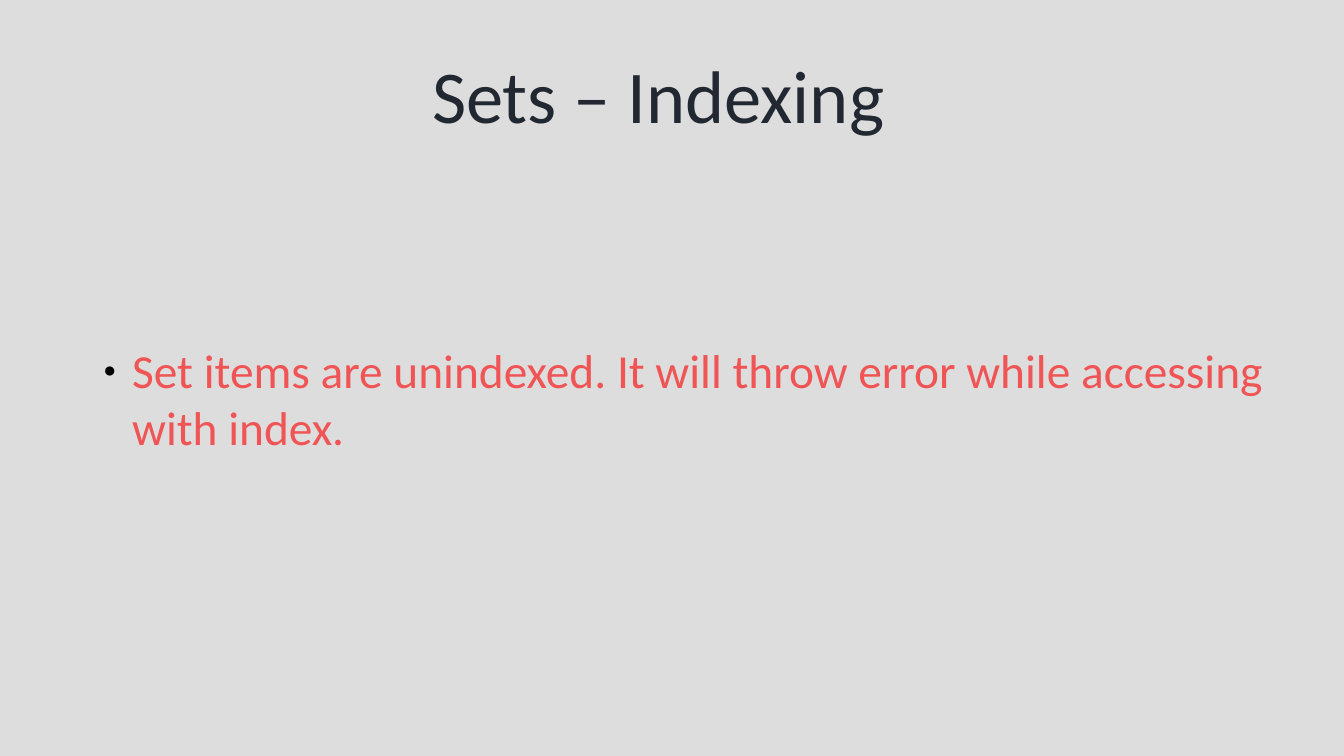
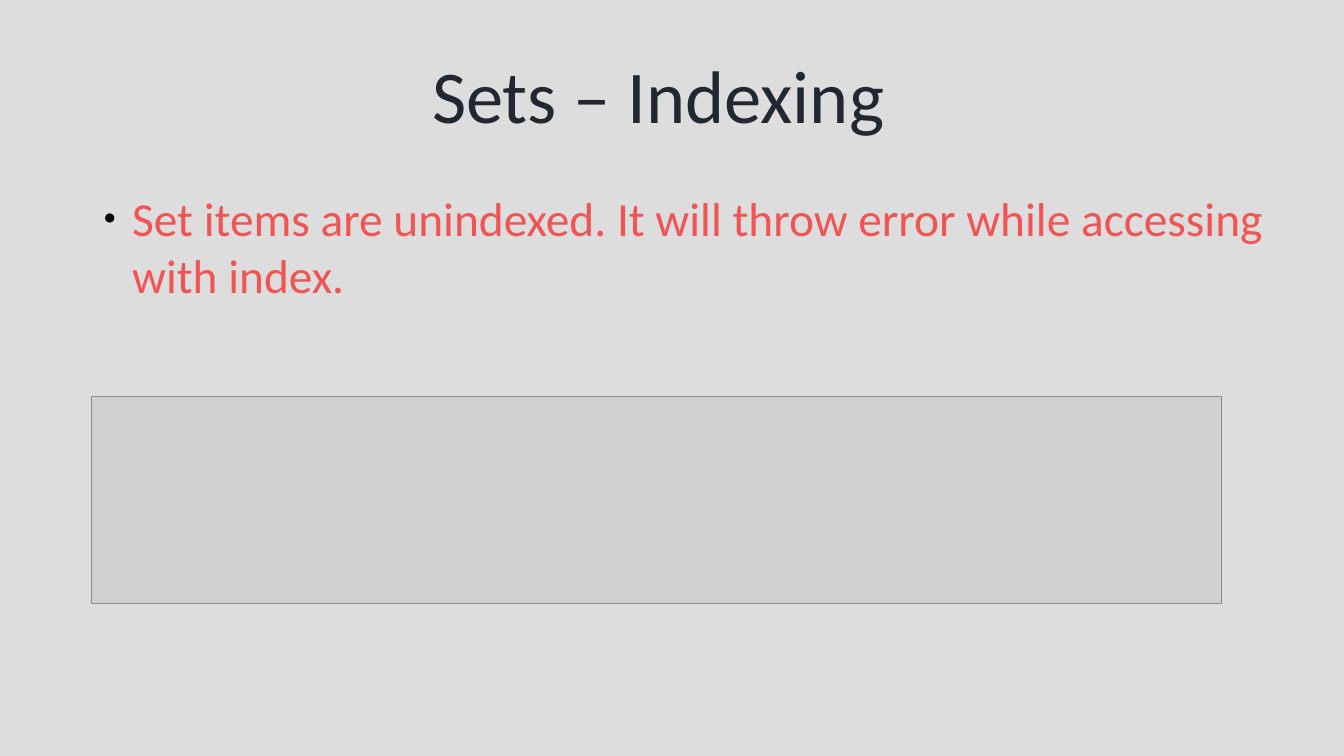
Before and after one commit to syedjafer/learning-notes, a slide deck: slide 12 of learnpythonwithus/session_10_ds_sets.odp (slide 20 before the commit). Drawn at 1344x756 pixels with LibreOffice and Linux fonts; fonts in the diff are those of the drawing; grey boxes stand for pictures. Boxes give left, top, right and bottom in pixels: in the first picture for what was removed or moved away, otherwise in the second. Text is boxed around its words. In the diff, an @@ line names an element or a change of style, - is before the commit and + after.

```diff
--- a/learnpythonwithus/session_10_ds_sets.odp
+++ b/learnpythonwithus/session_10_ds_sets.odp
@@ text "Set items are unindexed. It ...": place and size @@
-text "Set items are unindexed. It ..." at (132, 355, 1262, 446)
+text "Set items are unindexed. It ..." at (132, 203, 1262, 294)
@@ picture added at (91, 396, 1222, 604) @@
```
Also in this commit, not shown: 8 other slides changed, 12 slides added, 11 slides removed, 2 other files.
